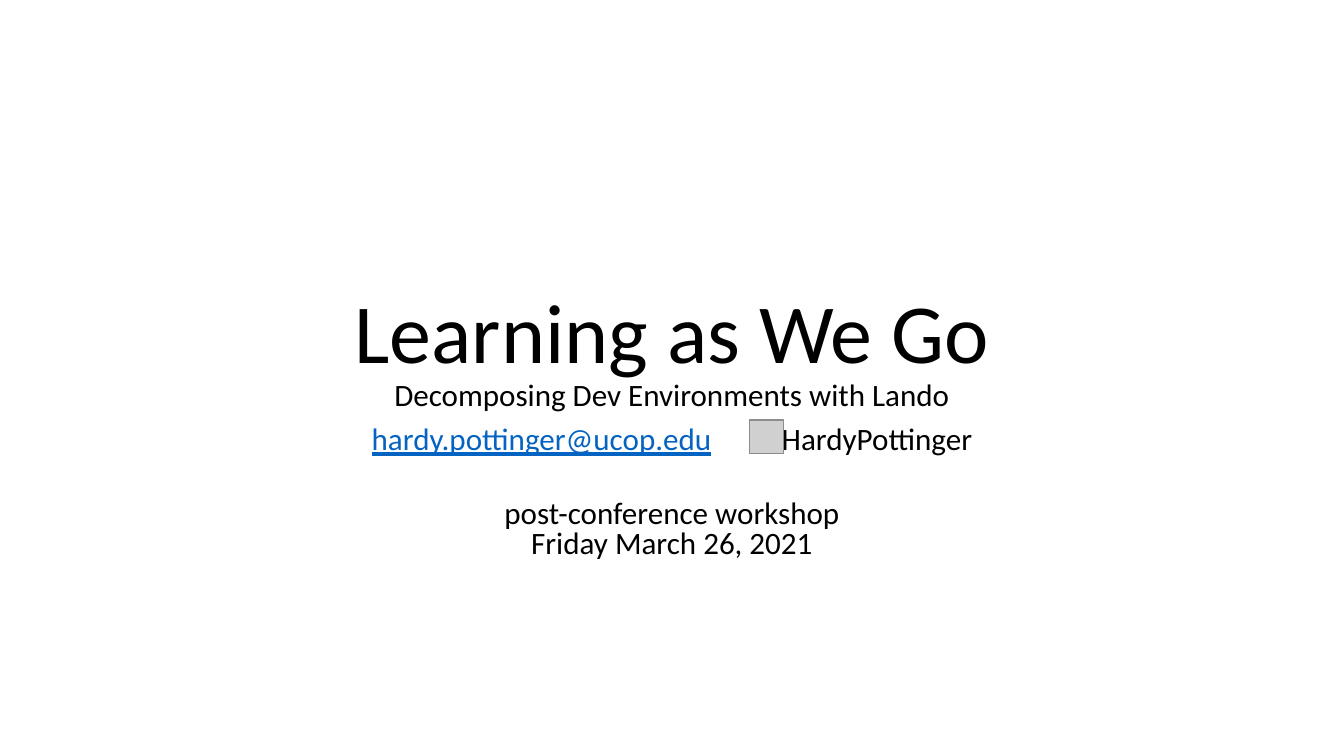
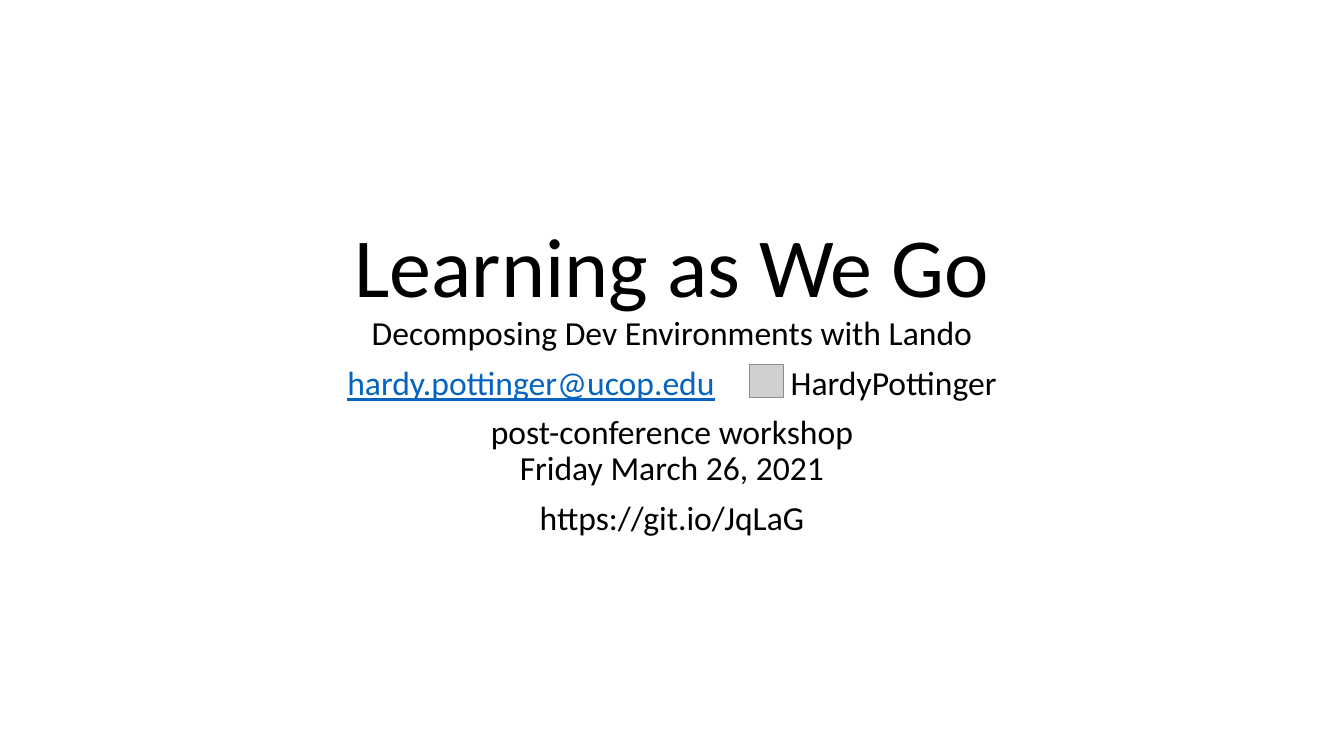
Before and after one commit to hardyoyo/code4lib2021-workshop, a slide deck: slide 1 of LearningAsWeGo-DecomposingDevEnvironmentsWithLando.pptx. Drawn at 1344x756 pixels with LibreOffice and Linux fonts; fonts in the diff are those of the drawing; grey boxes stand for pictures; background and template pictures are left out. Boxes give left, top, right and bottom in pixels: in the first picture for what was removed or moved away, otherwise in the second. Text is boxed around its words. In the diff, an @@ line names an element or a change of style, - is before the commit and + after.

```diff
--- a/LearningAsWeGo-DecomposingDevEnvironmentsWithLando.pptx
+++ b/LearningAsWeGo-DecomposingDevEnvironmentsWithLando.pptx
@@ title "Learning as We Go": place and size @@
-title "Learning as We Go" at <box>355,305,989,378</box>
+title "Learning as We Go" at <box>355,239,989,312</box>
@@ subtitle "Decomposing Dev Environments with Lando": place and size @@
-subtitle "Decomposing Dev Environments with Lando" at <box>372,384,972,559</box>
+subtitle "Decomposing Dev Environments with Lando" at <box>347,321,997,536</box>
@@ subtitle at <box>372,321,972,351</box>: size 22.2 to 24 pt in "Decomposing Dev Environments with Lando"; line spacing 0.8 to 0.9 @@
@@ subtitle at <box>347,371,997,536</box>: text changed; size 22.2 to 24 pt @@
-hardy.pottinger@ucop.edu HardyPottinger
-post-conference workshop
-Friday March 26, 2021
+hardy.pottinger@ucop.edu HardyPottinger
+post-conference workshop
+Friday March 26, 2021
+https://git.io/JqLaG
@@ picture: place and size @@
-picture at <box>750,420,783,454</box>
+picture at <box>750,364,783,397</box>
```
Also in this commit, not shown: 1 other slide changed, 1 slide added.
